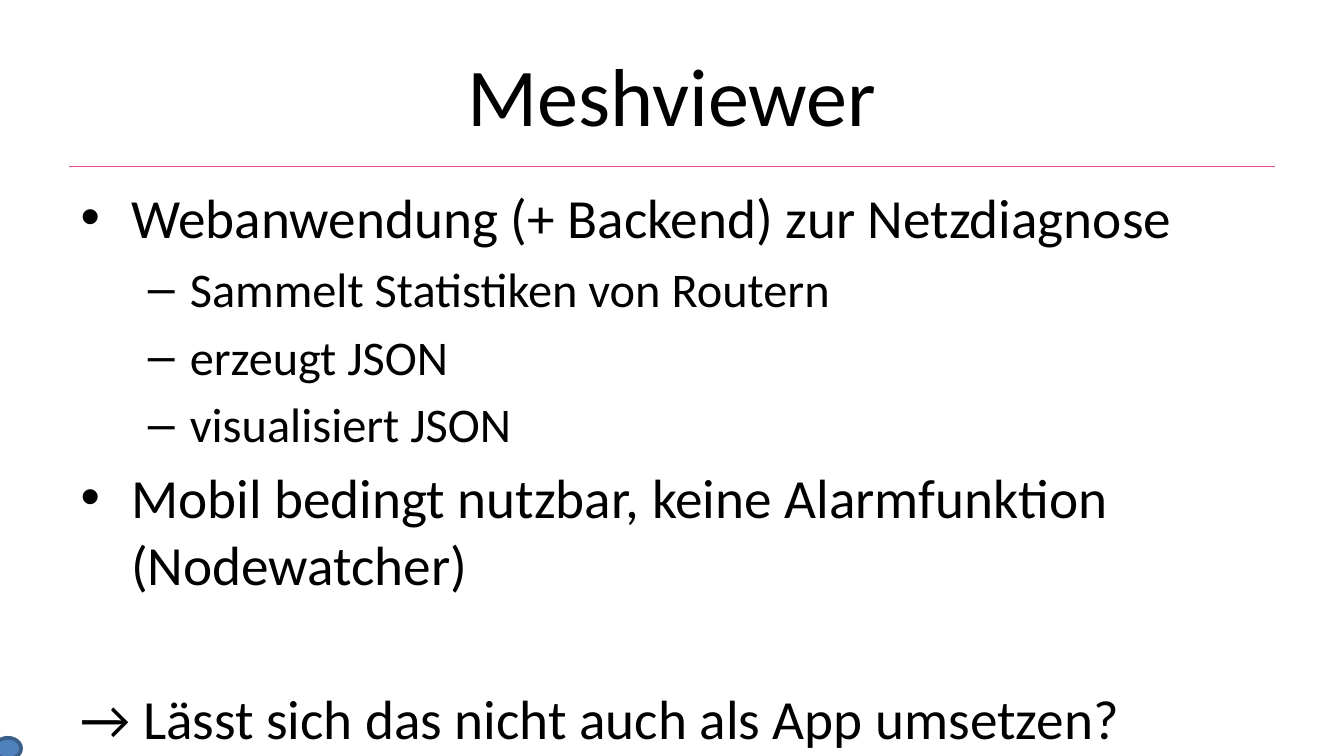
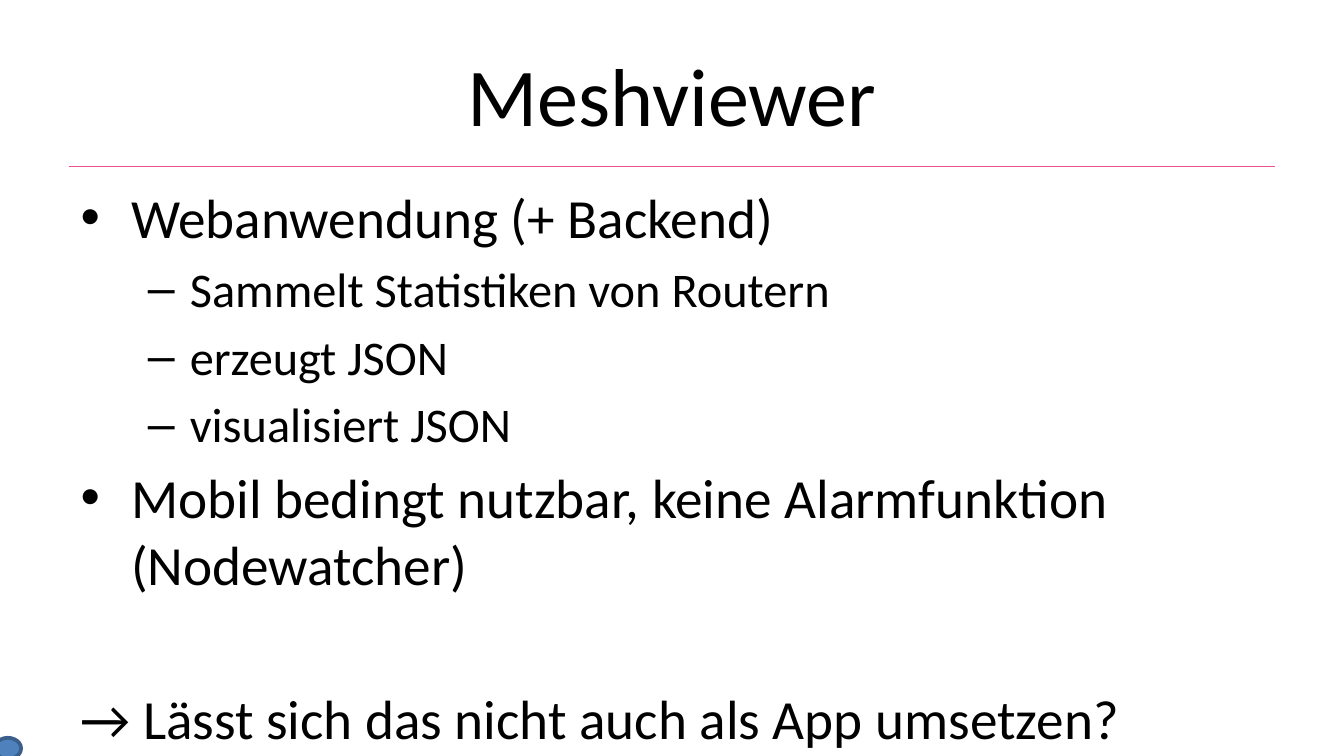
Before and after one commit to He1md4ll/MobileMeshViewer, a slide deck: slide 7 of docs/mobile_meshviewer_praezi.pptx (slide 4 before the commit). Drawn at 1344x756 pixels with LibreOffice and Linux fonts; fonts in the diff are those of the drawing; background and template pictures are left out. Boxes give left, top, right and bottom in pixels: in the first picture for what was removed or moved away, otherwise in the second. Text is boxed around its words. In the diff, an @@ line names an element or a change of style, - is before the commit and + after.

```diff
--- a/docs/mobile_meshviewer_praezi.pptx
+++ b/docs/mobile_meshviewer_praezi.pptx
@@ text at [131,197,773,248]: text changed @@
-• Webanwendung (+ Backend) zur Netzdiagnose
+• Webanwendung (+ Backend)
```
Also in this commit, not shown: 6 other slides changed, 8 slides added.
